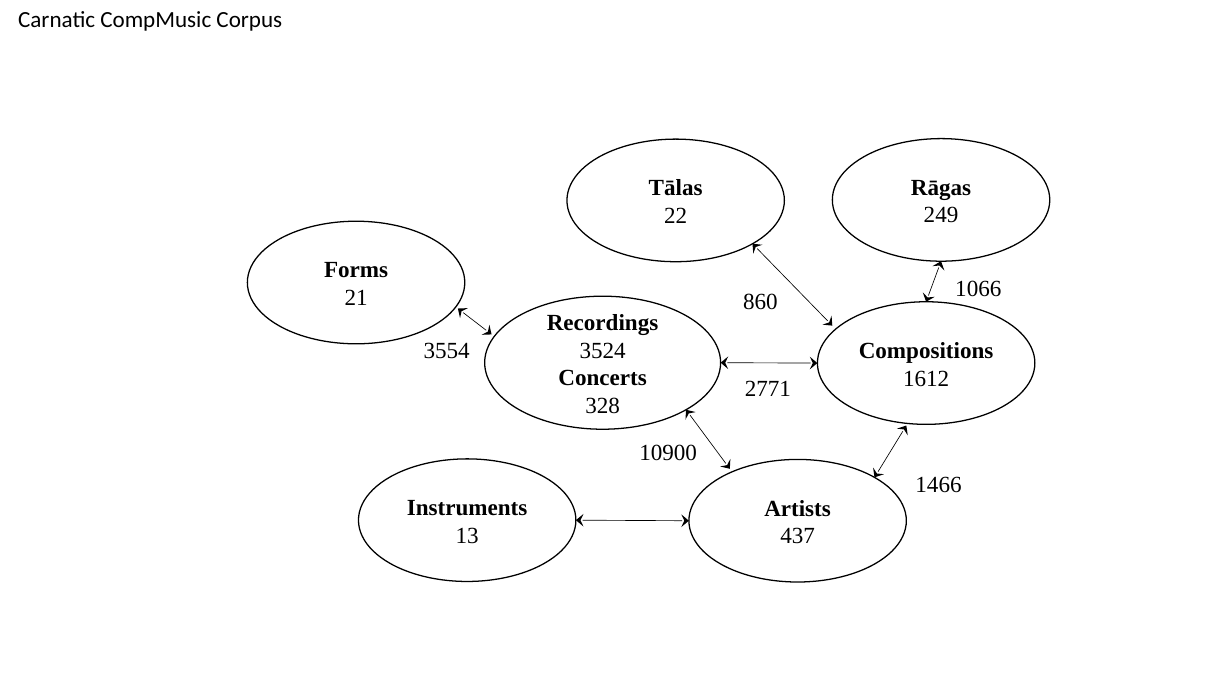
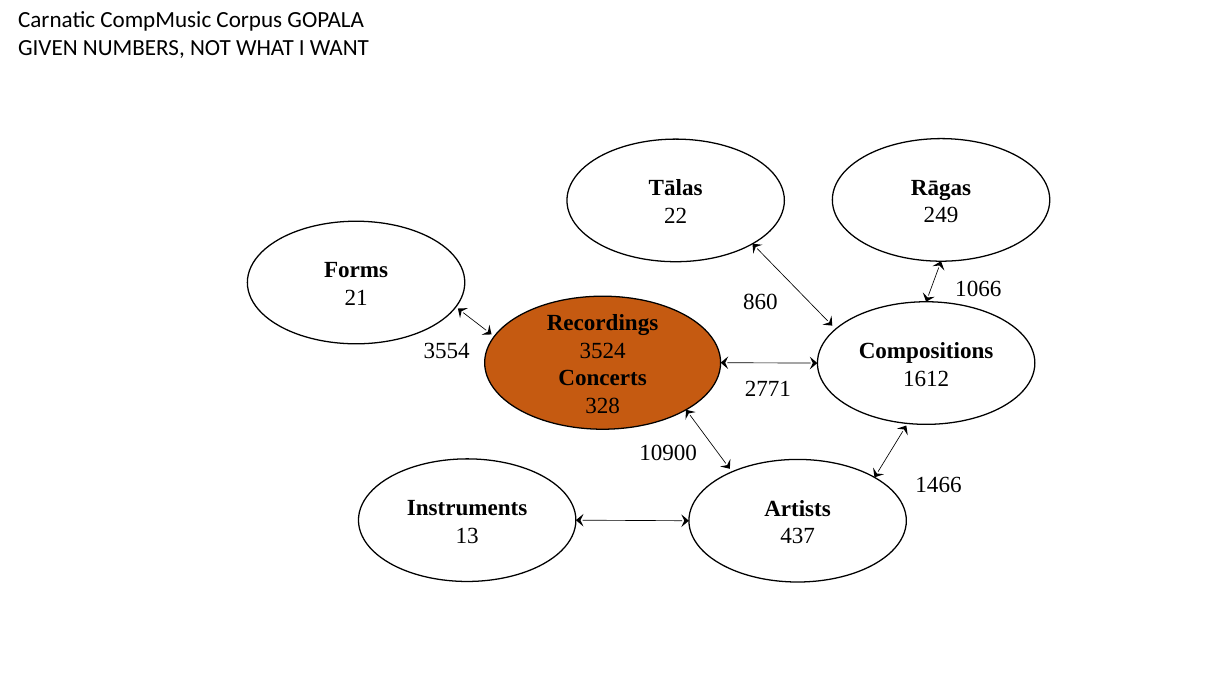
Before and after one commit to sankalpg/PhDThesis, a slide deck: slide 11 of ch04_datasets/figures/CorpusDataset_Stats.pptx (slide 1 before the commit). Drawn at 1232x693 pixels with LibreOffice and Linux fonts; fonts in the diff are those of the drawing. Boxes give left, top, right and bottom in pixels: in the first picture for what was removed or moved away, otherwise in the second. Text is boxed around its words. In the diff, an @@ line names an element or a change of style, - is before the commit and + after.

```diff
--- a/ch04_datasets/figures/CorpusDataset_Stats.pptx
+++ b/ch04_datasets/figures/CorpusDataset_Stats.pptx
@@ text at box(18, 11, 369, 58): text changed @@
-Carnatic CompMusic Corpus
+Carnatic CompMusic Corpus GOPALA GIVEN NUMBERS, NOT WHAT I WANT
@@ ellipse "Recordings" at box(485, 297, 721, 430): fill none to #C55A11 @@
```
Also in this commit, not shown: 3 other slides changed, 7 slides added, 1 slide removed, 7 other files.
